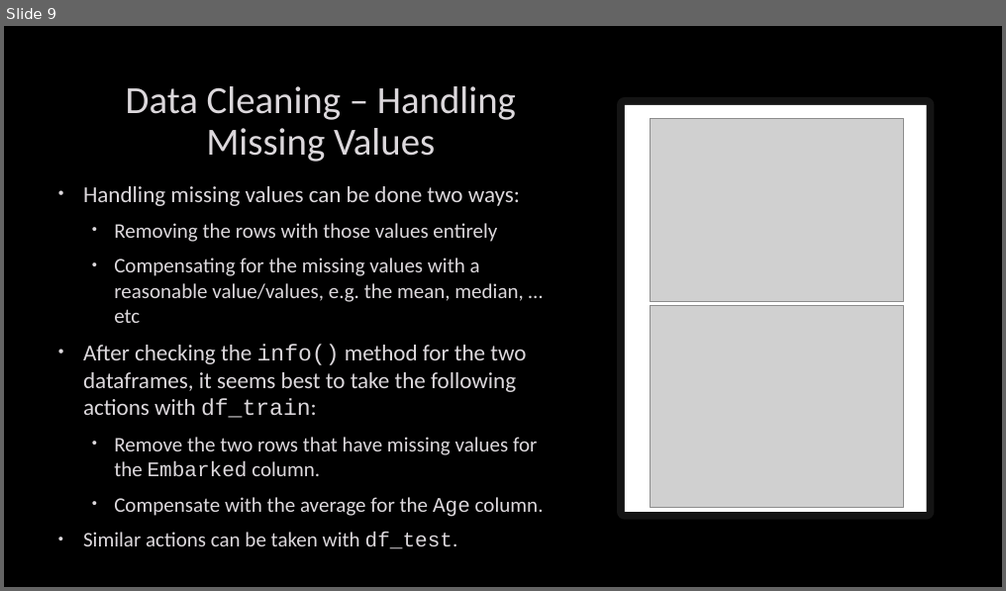
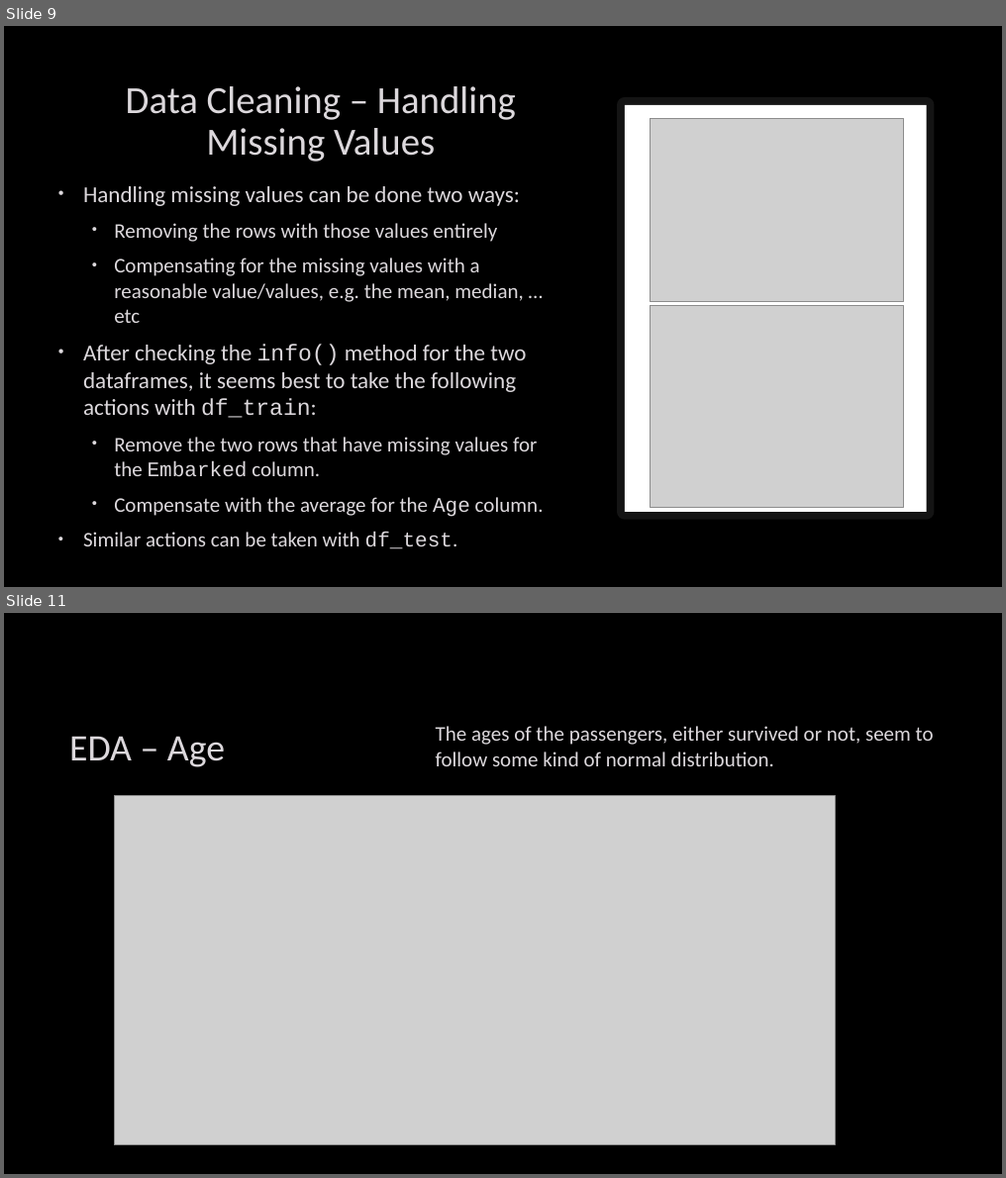
Before and after one commit to Moaaz-Mahmoud/Third-Year-Electrical-Testing-3A, a slide deck: class-3-data_analysis/titanic/presentation.pptx. Shown one above the other, each under a label of ours: slide 9 before the commit, slides 9 and 11 after it; the slides between them are not shown. The pictures are 1006x591 and 1006x1178 pixels, drawn with LibreOffice and Linux fonts; fonts in the diff are those of the drawing; grey boxes stand for pictures; background and template pictures are left out. Boxes give left, top, right and bottom in pixels: in the first picture for what was removed or moved away, otherwise in the second. Text is boxed around its words. In the diff, an @@ line names an element or a change of style, - is before the commit and + after.

```diff
--- a/class-3-data_analysis/titanic/presentation.pptx
+++ b/class-3-data_analysis/titanic/presentation.pptx
@@ slide 11 added at (4,613,1002,1174), background picture (left out) @@
@@ text added at (436,726,934,766), 20 pt, text #DCD8DC @@
+The ages of the passengers, either survived or not, seem to follow some kind of normal distribution.
@@ title added at (69,736,225,767), 36 pt, text #DCD8DC @@
+EDA – Age
@@ picture added at (114,796,835,1146) @@
```
Also in this commit, not shown: 2 slides changed, 8 other slides added, 1 other file.
